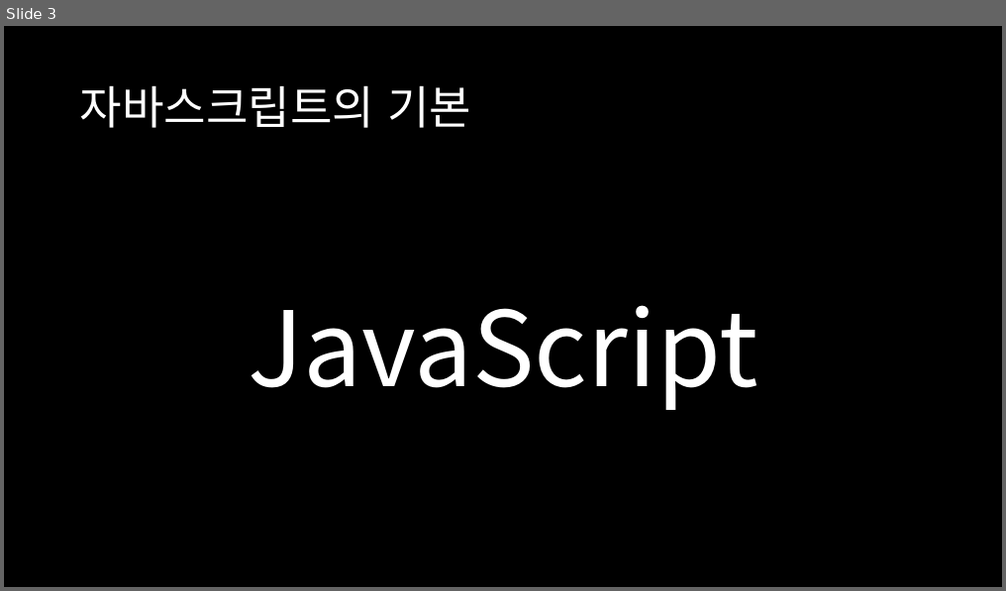
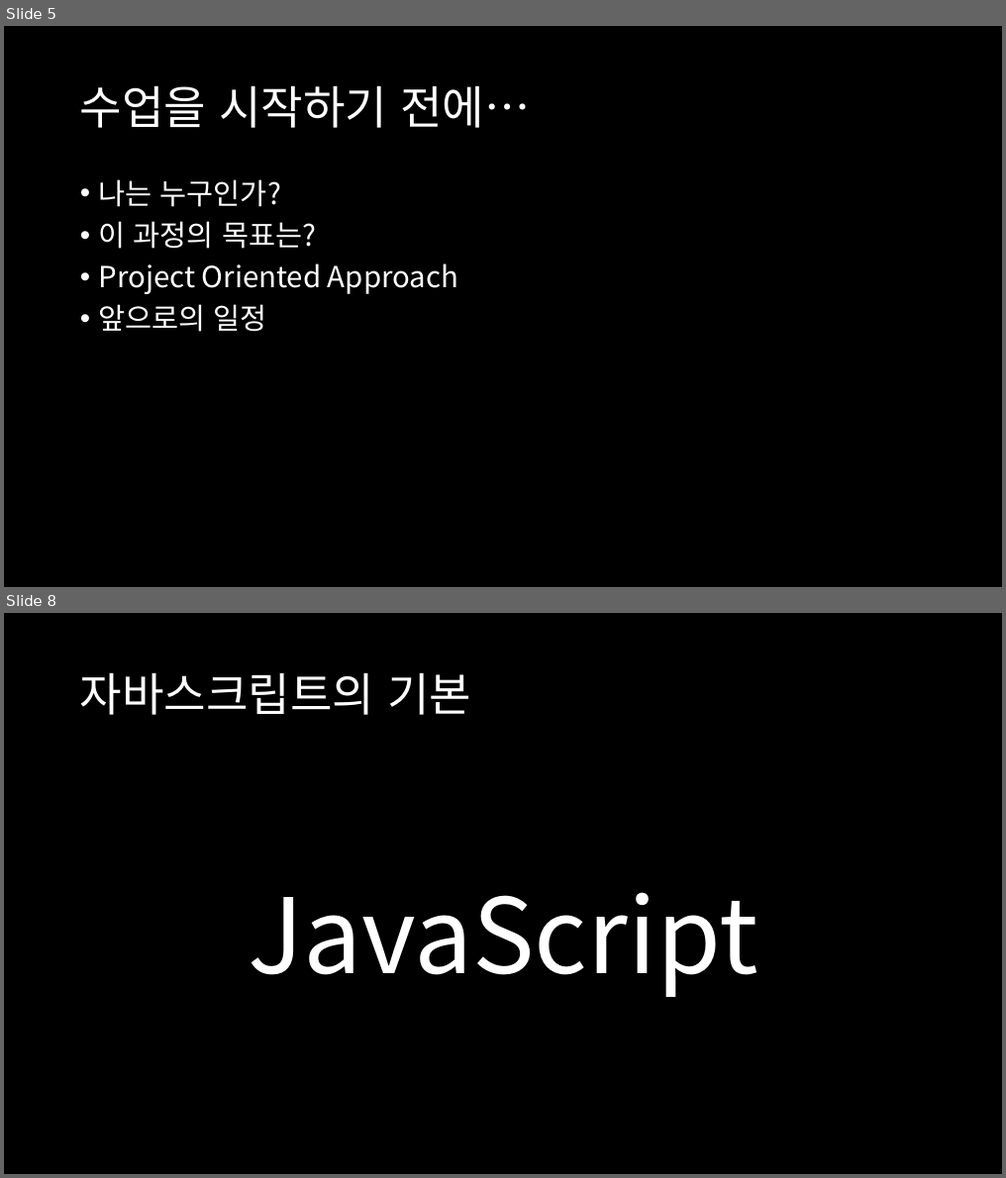
Before and after one commit to songhune/Webprogramming-Highschool, a slide deck: JavaScript/JavaScript.pptx. Shown one above the other, each under a label of ours: slide 3 before the commit, slides 5 and 8 after it; the slides between them are not shown. The pictures are 1006x591 and 1006x1178 pixels, drawn with LibreOffice and Linux fonts; fonts in the diff are those of the drawing. Boxes give left, top, right and bottom in pixels: in the first picture for what was removed or moved away, otherwise in the second. Text is boxed around its words. In the diff, an @@ line names an element or a change of style, - is before the commit and + after.

```diff
--- a/JavaScript/JavaScript.pptx
+++ b/JavaScript/JavaScript.pptx
@@ slide 5 added at [4, 26, 1002, 587], background #000000 @@
@@ title added at [80, 85, 531, 128], 44 pt, text #FFFFFF @@
+수업을 시작하기 전에…
@@ text added at [99, 179, 458, 332], 28 pt, text #FFFFFF @@
+• 나는 누구인가?
+• 이 과정의 목표는?
+• Project Oriented Approach
+• 앞으로의 일정
@@ what was slide 3 is now slide 8 @@
```
Also in this commit, not shown: 3 slides changed, 35 other slides added, 26 other files.
